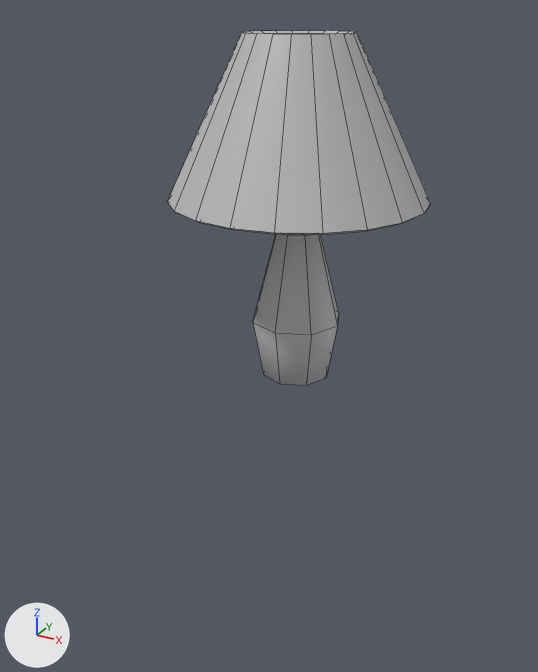
Renders of the FBX model PropHunt/Assets/Models/Lamp.fbx from each side of a commit.
The view is the same before and after, from a 50 mm camera at (17.613, -15.951, 2.01) aimed at (16.557, -14.03, 1.05). The lights are fixed; the arrows at lower left show +X, +Y and +Z. Mesh edges are drawn as thin lines. Where no turn or scale is listed for an object, it has been applied to the vertices.
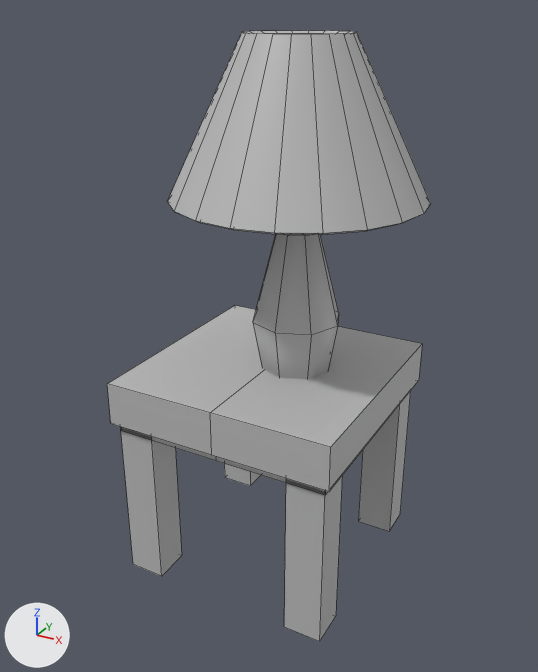
Where the newer file only moved an object's origin or applied its transform, the numbers keep the older frame.

Changed parts and their boxes (x1, y1, x2, y2) in the pictures (538 x 672 px):
'pCylinder5', reshaped (23% wider, 72% taller): before (167, 30, 431, 385); after (107, 30, 431, 642)
part 1 of me_mesh, added: after (284, 477, 342, 642)
part 2 of me_mesh, added: after (121, 427, 182, 576)
part 3 of me_mesh, added: after (359, 391, 411, 531)
part 4 of me_mesh, added: after (224, 464, 261, 486)
part 5 of me_mesh, added: after (107, 305, 422, 495)

The change in detail:
me_mesh is used by ob_pcylinder5; location (16.627, -13.977, 1.436).
me_mesh had 146 vertices, 144 faces and spanned x -0.387..0.387, y -0.387..0.387, z -0.515..0.515.
me_mesh now has 202 vertices, 190 faces and spans x -0.448..0.387, y -0.409..0.387, z -1.206..0.515.
me_mesh part 1: a new loose piece, a box spanning x 0.169..0.292, y -0.388..-0.269, z -1.206..-0.618, in mat_lambert1 (grey #bcbcbc).
me_mesh part 2: a new loose piece, a box spanning x -0.428..-0.305, y -0.388..-0.269, z -1.206..-0.618, in mat_lambert1 (grey #bcbcbc).
me_mesh part 3: a new loose piece, a box spanning x 0.169..0.292, y 0.215..0.334, z -1.206..-0.618, in mat_lambert1 (grey #bcbcbc).
me_mesh part 4: a new loose piece, a box spanning x -0.428..-0.305, y 0.215..0.334, z -1.206..-0.618, in mat_lambert1 (grey #bcbcbc).
me_mesh part 5: a new loose piece of 24 vertices spanning x -0.448..0.312, y -0.409..0.355, z -0.666..-0.492, in mat_lambert1 (grey #bcbcbc).
